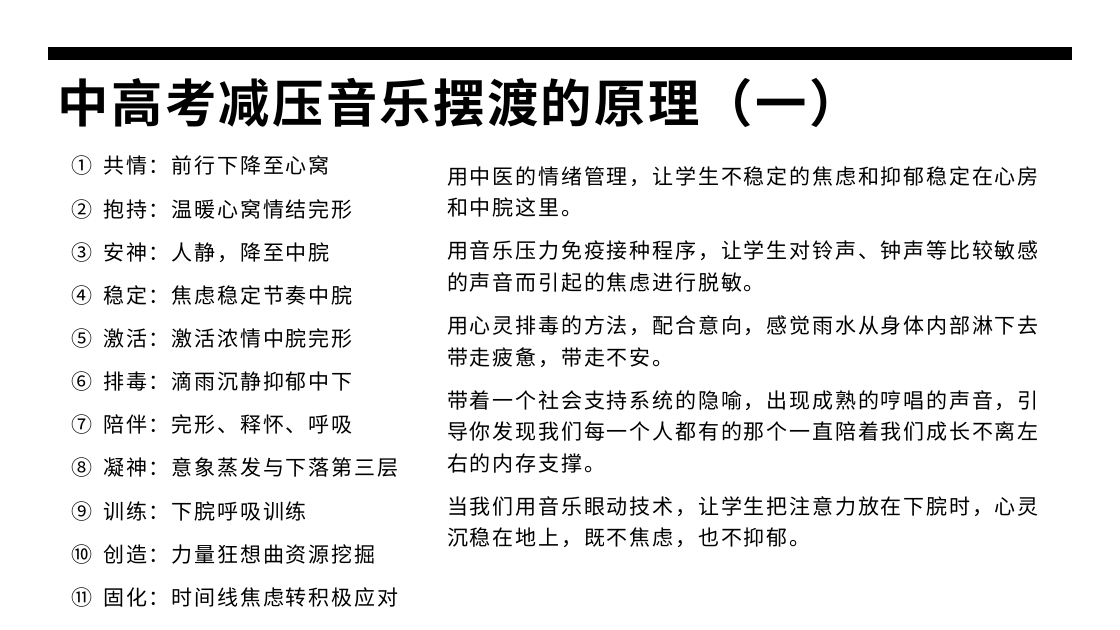
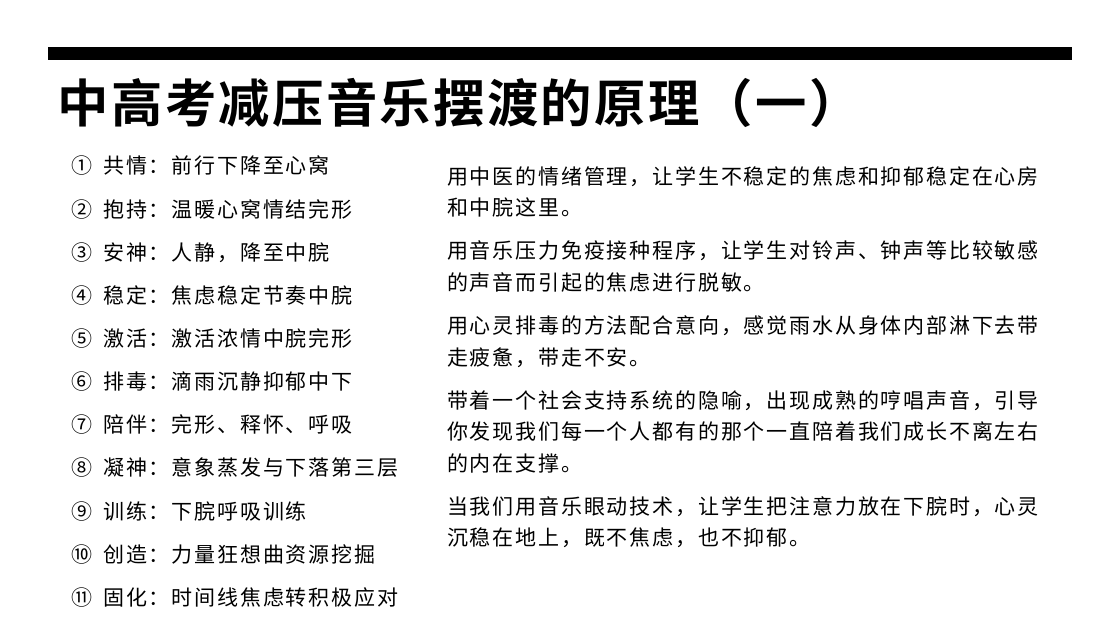
Before and after one commit to panxibei/writing, a slide deck: slide 14 of 44_心理学/30_浥尘伙伴社团原创：中高考音乐减压心理训练/PPT制作素材/浥尘伙伴社团：中高考音乐减压心理训练.pptx. Drawn at 1120x630 pixels with LibreOffice and Linux fonts; fonts in the diff are those of the drawing. Boxes give left, top, right and bottom in pixels: in the first picture for what was removed or moved away, otherwise in the second. Text is boxed around its words. In the diff, an @@ line names an element or a change of style, - is before the commit and + after.

```diff
--- a/44_心理学/30_浥尘伙伴社团原创：中高考音乐减压心理训练/PPT制作素材/浥尘伙伴社团：中高考音乐减压心理训练.pptx
+++ b/44_心理学/30_浥尘伙伴社团原创：中高考音乐减压心理训练/PPT制作素材/浥尘伙伴社团：中高考音乐减压心理训练.pptx
@@ text at bbox=[447, 315, 1039, 473]: text changed @@
-用心灵排毒的方法，配合意向，感觉雨水从身体内部淋下去带走疲惫，带走不安。
-带着一个社会支持系统的隐喻，出现成熟的哼唱的声音，引导你发现我们每一个人都有的那个一直陪着我们成长不离左右的内存支撑。
+用心灵排毒的方法配合意向，感觉雨水从身体内部淋下去带走疲惫，带走不安。
+带着一个社会支持系统的隐喻，出现成熟的哼唱声音，引导你发现我们每一个人都有的那个一直陪着我们成长不离左右的内在支撑。
```
Also in this commit, not shown: 4 other slides changed, 1 slide removed, 5 other files.
